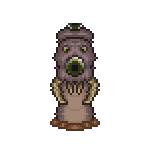
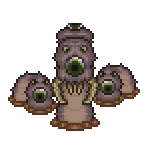
Layered file, before and after one edit (150 x 150). Changes by layer:
added layer "Idle_1" above "Idle_2" over [8, 63, 140, 115]
